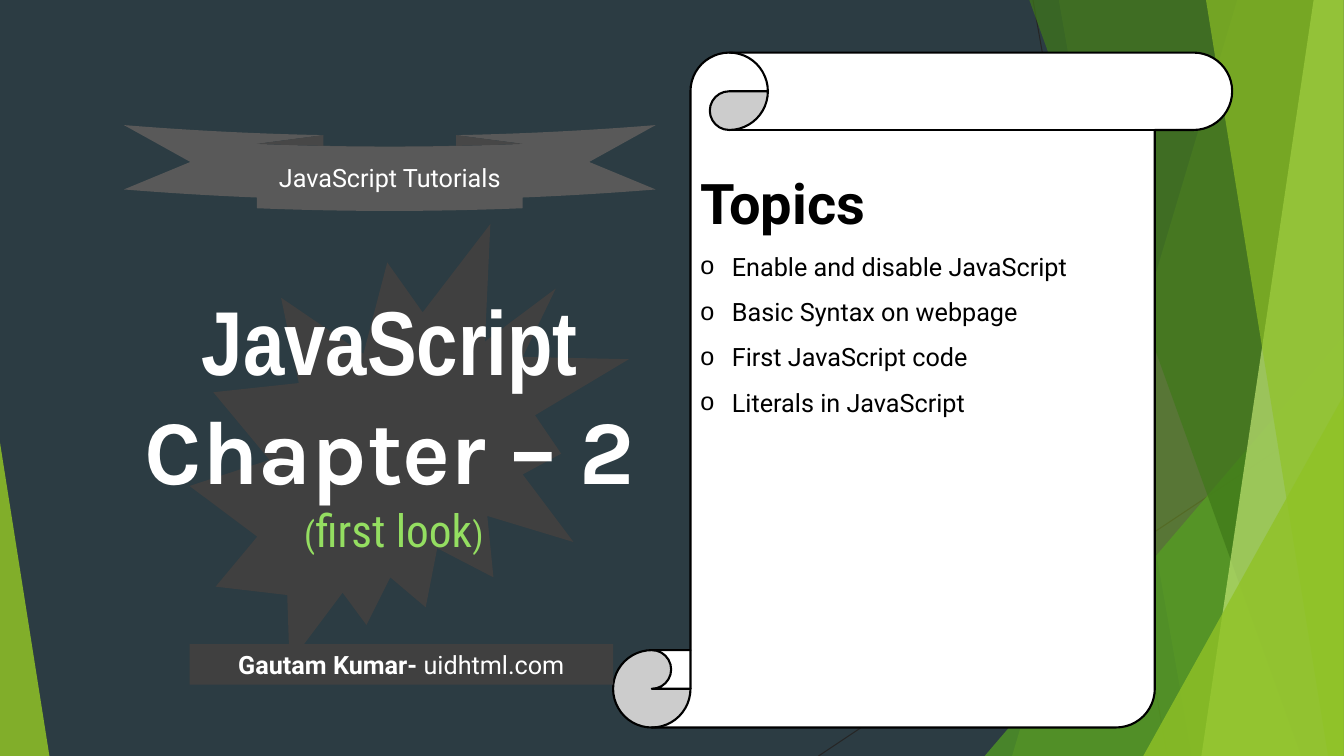
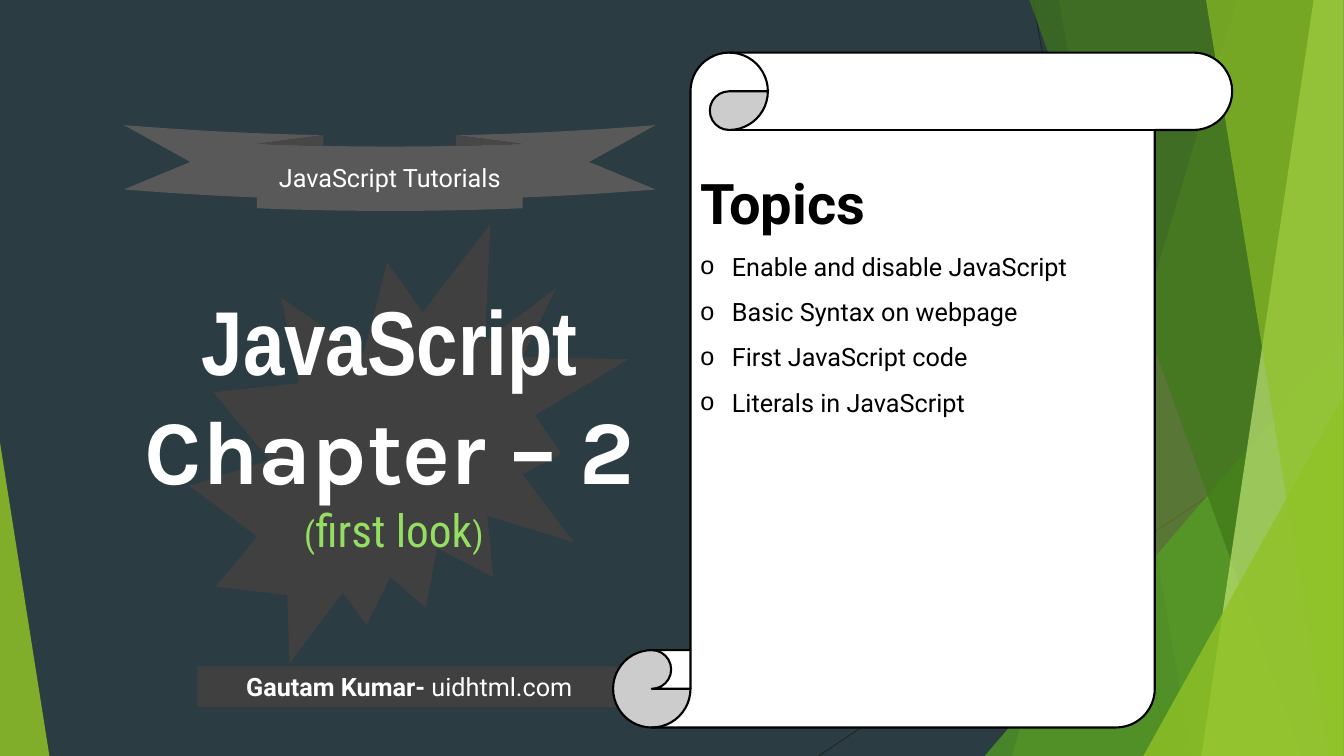
Before and after one commit to uidhtml/javascript-tutorials, a slide deck: slide 12 of Javascript Tutorials.pptx. Drawn at 1344x756 pixels with LibreOffice and Linux fonts; fonts in the diff are those of the drawing. Boxes give left, top, right and bottom in pixels: in the first picture for what was removed or moved away, otherwise in the second. Text is boxed around its words. In the diff, an @@ line names an element or a change of style, - is before the commit and + after.

```diff
--- a/Javascript Tutorials.pptx
+++ b/Javascript Tutorials.pptx
@@ rectangle "Gautam Kumar- uidhtml.com" moved from (x1=190, y1=644, x2=613, y2=685) to (x1=198, y1=666, x2=621, y2=707) @@
```
Also in this commit, not shown: 1 other slide changed, 1 slide added, 1 other file.
